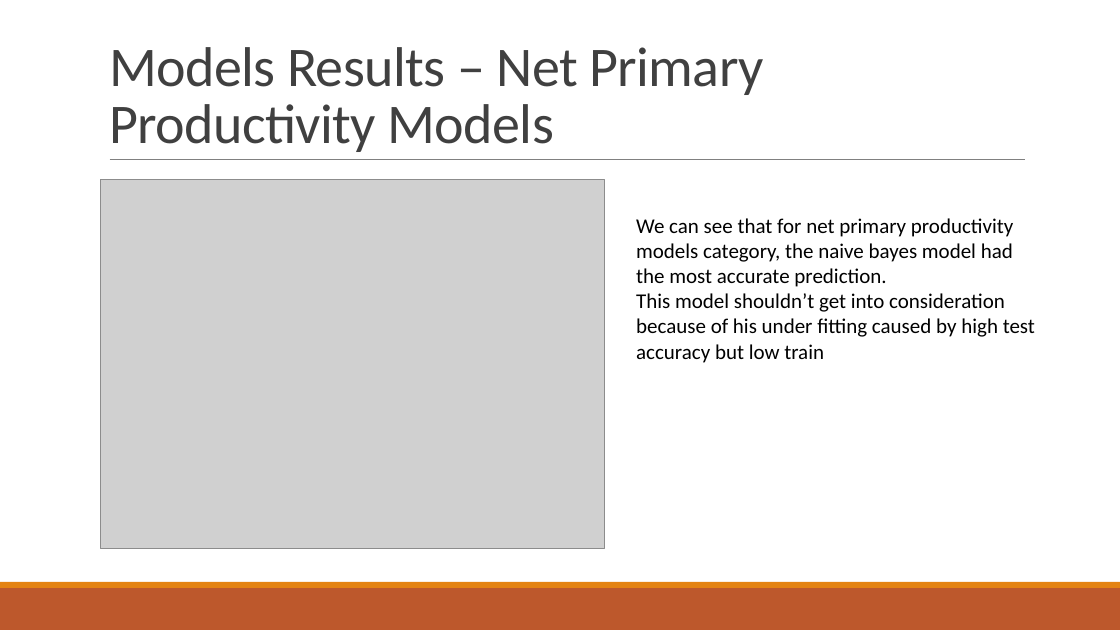
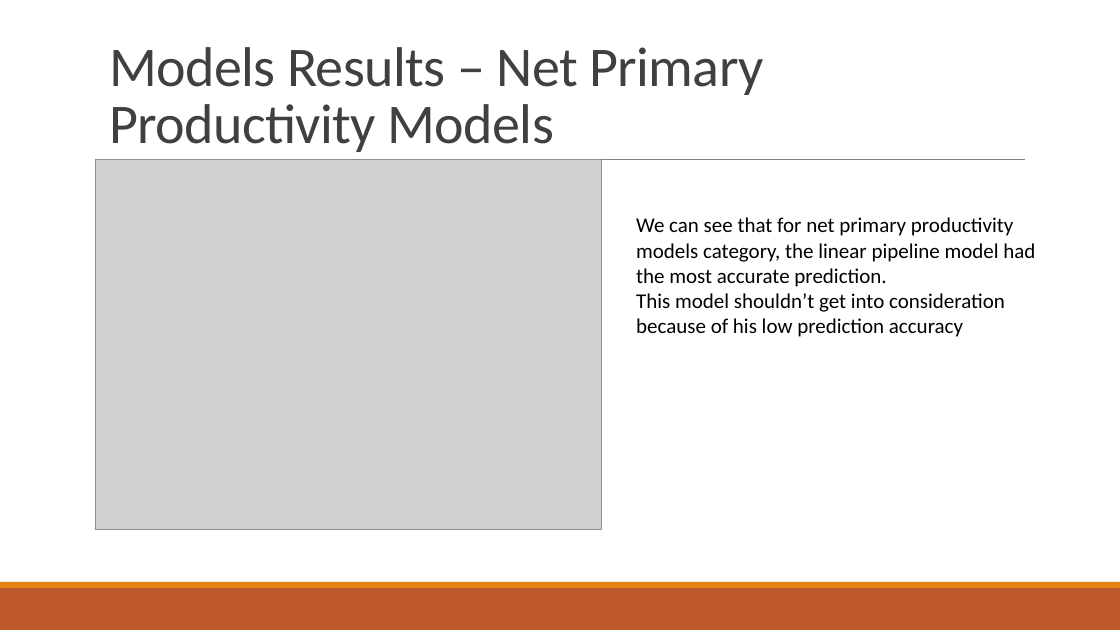
Before and after one commit to idanhoro/NASA-Heat-Maps-Prediction, a slide deck: slide 26 of Heat_Maps_presention.pptx. Drawn at 1120x630 pixels with LibreOffice and Linux fonts; fonts in the diff are those of the drawing; grey boxes stand for pictures. Boxes give left, top, right and bottom in pixels: in the first picture for what was removed or moved away, otherwise in the second. Text is boxed around its words. In the diff, an @@ line names an element or a change of style, - is before the commit and + after.

```diff
--- a/Heat_Maps_presention.pptx
+++ b/Heat_Maps_presention.pptx
@@ picture: place and size @@
-picture at [101, 179, 605, 549]
+picture at [95, 160, 601, 529]
@@ text at [636, 217, 1035, 337]: text changed @@
-We can see that for net primary productivity models category, the naive bayes model had the most accurate prediction.
-This model shouldn’t get into consideration because of his under fitting caused by high test accuracy but low train
+We can see that for net primary productivity models category, the linear pipeline model had the most accurate prediction.
+This model shouldn’t get into consideration because of his low prediction accuracy
```
Also in this commit, not shown: 6 other slides changed, 13 other files.
